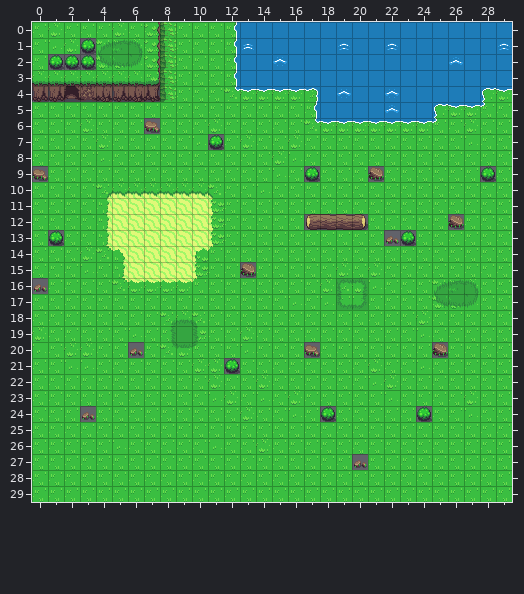
An edit to a level. Tiled map, core/assets/test.tmx. The picture above is the old version.
Cells are 16x16 px. Shown: x 0..29, y 0..29.
After the commit:
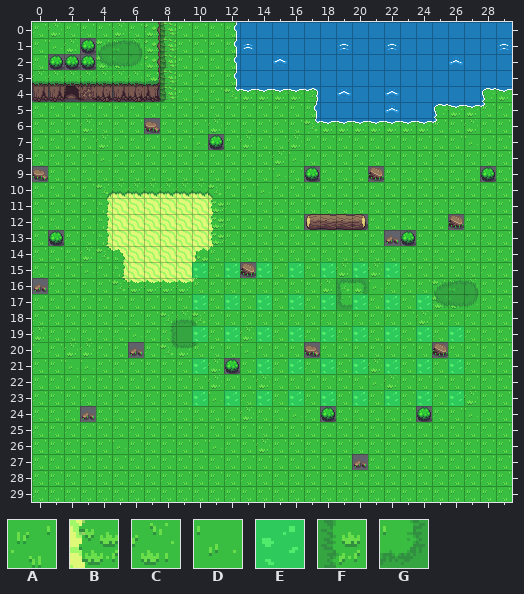
Key: from "overworld": A 0, B 162, C 365, D 405, E 642, F 1216, G 1335.
_ is an empty cell.
The edit:
{"where": "layer \"background\""}
{"y":15,"x":10,"old":"B","new":"E"}
{"y":15,"x":12,"old":"A","new":"E"}
{"y":15,"x":14,"old":"A","new":"E"}
{"y":15,"x":16,"old":"A","new":"E"}
{"y":15,"x":18,"old":"A","new":"E"}
{"y":15,"x":20,"old":"A","new":"E"}
{"y":15,"x":22,"old":"A","new":"E"}
{"y":17,"x":10,"old":"A","new":"E"}
{"y":17,"x":12,"old":"A","new":"E"}
{"y":17,"x":14,"old":"A","new":"E"}
{"y":17,"x":16,"old":"D","new":"E"}
{"y":17,"x":18,"old":"D","new":"E"}
{"y":17,"x":20,"old":"G","new":"E"}
{"y":17,"x":22,"old":"A","new":"E"}
{"y":17,"x":24,"old":"A","new":"E"}
{"y":19,"x":10,"old":"F","new":"E"}
{"y":19,"x":12,"old":"A","new":"E"}
{"y":19,"x":14,"old":"A","new":"E"}
{"y":19,"x":16,"old":"A","new":"E"}
{"y":19,"x":18,"old":"A","new":"E"}
{"y":19,"x":20,"old":"A","new":"E"}
{"y":19,"x":22,"old":"A","new":"E"}
{"y":19,"x":24,"old":"D","new":"E"}
{"y":19,"x":26,"old":"A","new":"E"}
{"y":21,"x":10,"old":"C","new":"E"}
{"y":21,"x":14,"old":"A","new":"E"}
{"y":21,"x":16,"old":"A","new":"E"}
{"y":21,"x":18,"old":"A","new":"E"}
{"y":21,"x":20,"old":"A","new":"E"}
{"y":21,"x":22,"old":"A","new":"E"}
{"y":21,"x":24,"old":"D","new":"E"}
{"y":21,"x":26,"old":"A","new":"E"}
{"y":23,"x":10,"old":"A","new":"E"}
{"y":23,"x":12,"old":"C","new":"E"}
{"y":23,"x":14,"old":"D","new":"E"}
{"y":23,"x":16,"old":"C","new":"E"}
{"y":23,"x":18,"old":"A","new":"E"}
{"y":23,"x":20,"old":"A","new":"E"}
{"y":23,"x":22,"old":"D","new":"E"}
{"y":23,"x":24,"old":"A","new":"E"}
{"y":23,"x":26,"old":"A","new":"E"}
